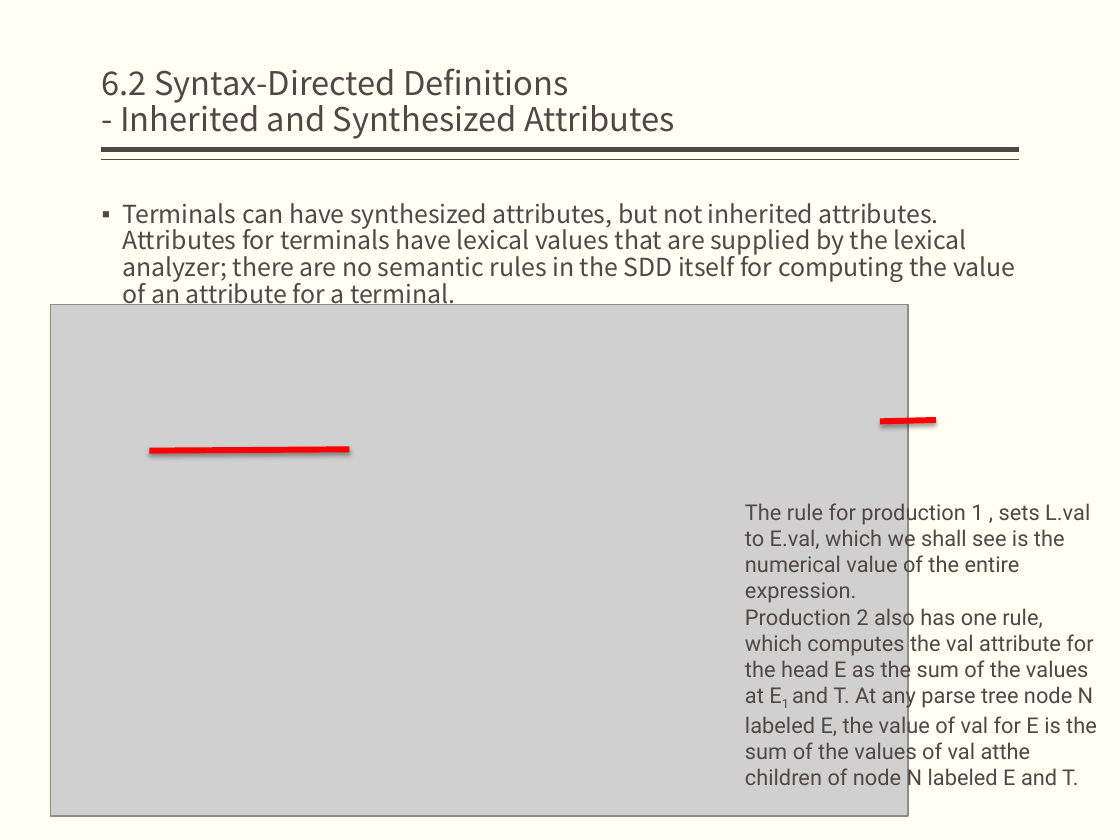
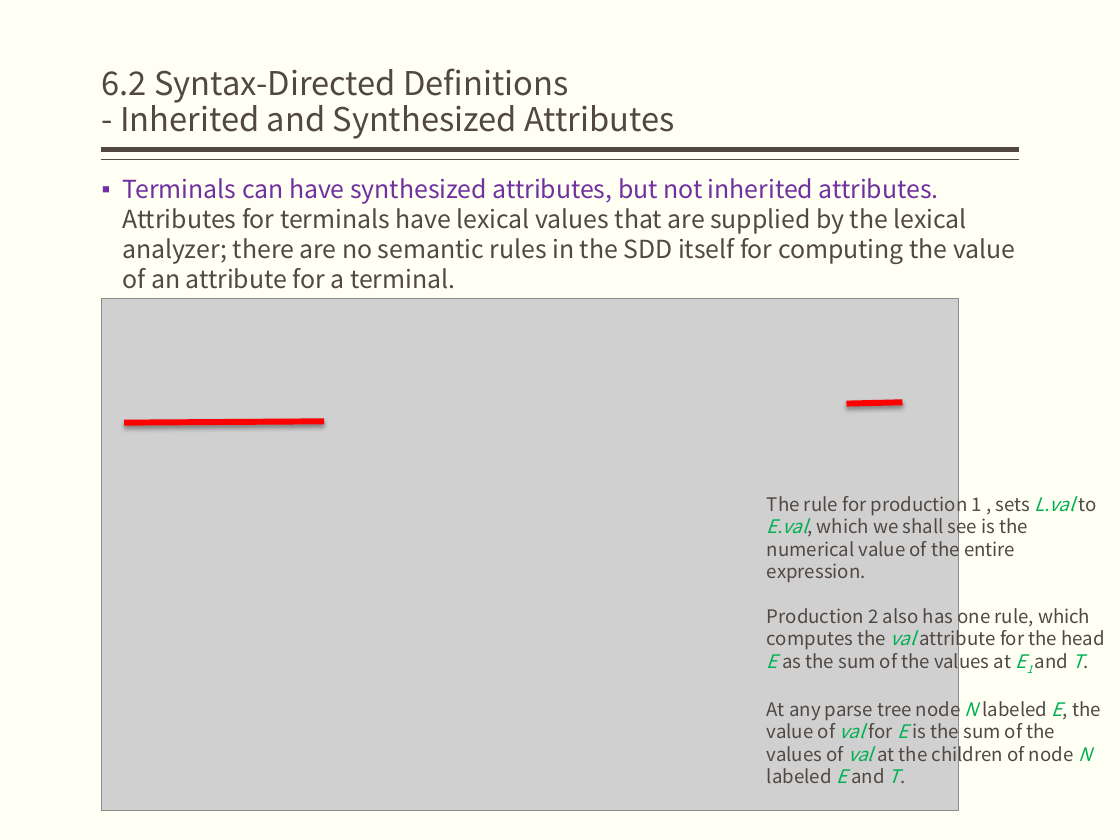
Before and after one commit to jz81/jz81.github.io, a slide deck: slide 8 of course/compiler/lecture/(Spring2020)Lecture6.pptx. Drawn at 1120x840 pixels with LibreOffice and Linux fonts; fonts in the diff are those of the drawing; grey boxes stand for pictures. Boxes give left, top, right and bottom in pixels: in the first picture for what was removed or moved away, otherwise in the second. Text is boxed around its words. In the diff, an @@ line names an element or a change of style, - is before the commit and + after.

```diff
--- a/course/compiler/lecture/(Spring2020)Lecture6.pptx
+++ b/course/compiler/lecture/(Spring2020)Lecture6.pptx
@@ text "Terminals can have synthesized attributes, ...": place and size @@
-text "Terminals can have synthesized attributes, ..." at (122, 203, 1015, 310)
+text "Terminals can have synthesized attributes, ..." at (122, 178, 1015, 289)
@@ text "Terminals can have synthesized attributes, ..." at (122, 178, 1015, 289): text colour #514843 to #7030A0 in "Terminals can have synthesized attributes, but not ..."; line spacing 0.9 to 1 @@
@@ picture: place and size @@
-picture at (50, 305, 907, 816)
+picture at (102, 299, 959, 811)
@@ line moved from (880, 421) - (936, 420) to (847, 403) - (903, 402) @@
@@ line moved from (149, 450) - (349, 449) to (124, 422) - (324, 421) @@
@@ text "The rule for production 1 ...": place and size @@
-text "The rule for production 1 ..." at (745, 500, 1097, 792)
+text "The rule for production 1 ..." at (767, 492, 1104, 783)
@@ text at (767, 492, 1097, 582): size 14 to 12 pt, font Roboto to Noto Sans CJK SC in "The rule for production 1 , sets ..."; text colour #514843 to #00B050, italic on in "L.val E.val," @@
@@ text at (767, 604, 1104, 783): text changed; size 14 to 12 pt; font Roboto to Noto Sans CJK SC @@
-Production 2 also has one rule, which computes the val attribute for the head E as the sum of the values at E1 and T. At any parse tree node N labeled E, the value of val for E is the sum of the values of val atthe children of node N labeled E and T.
+Production 2 also has one rule, which computes the val attribute for the head E as the sum of the values at E1 and T.
+At any parse tree node N labeled E, the value of val for E is the sum of the values of val at the children of node N labeled E and T.
```
Also in this commit, not shown: 8 other slides changed.
